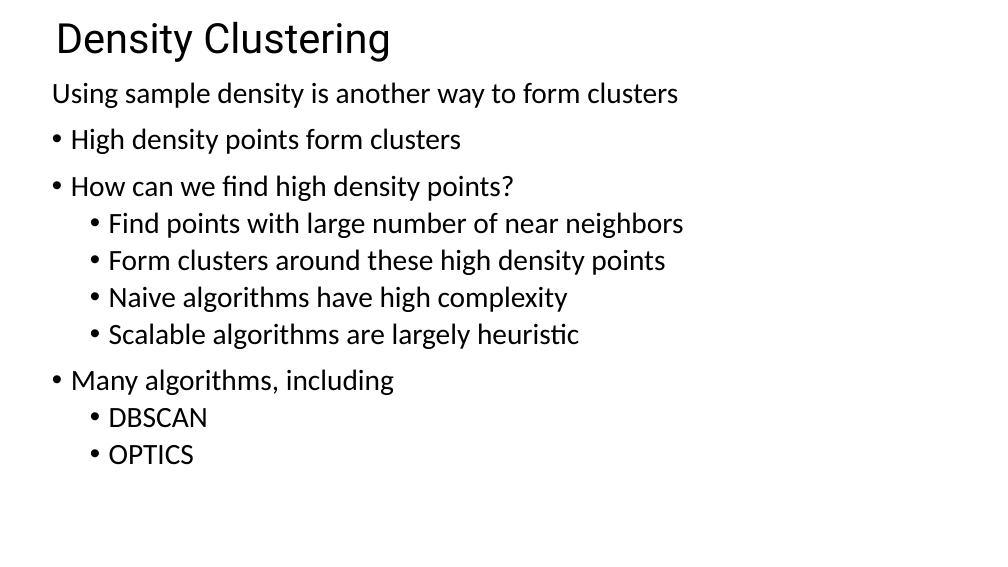
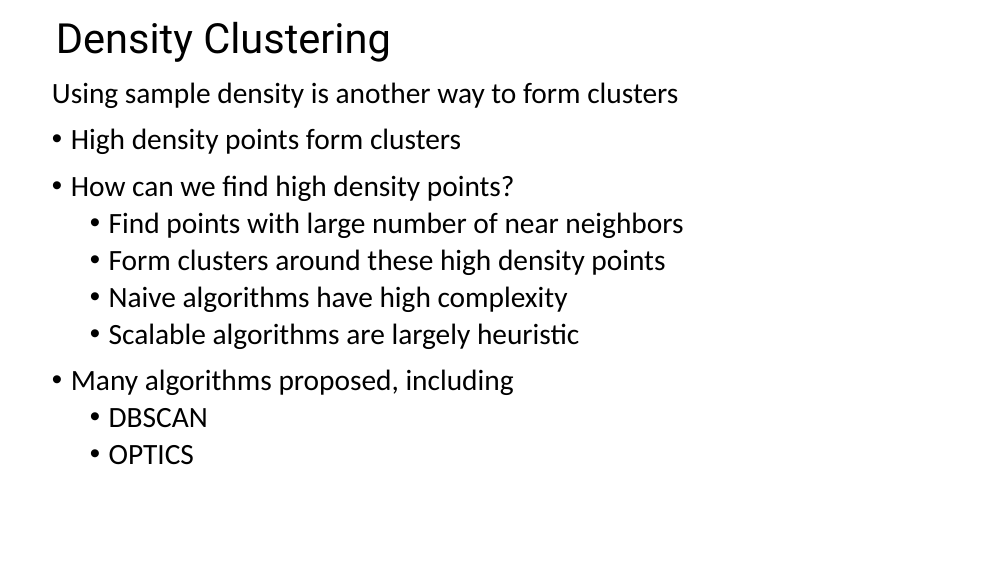
Before and after one commit to StephenElston/CSCI-E-108, a slide deck: slide 65 of slides/9_IntroductionToClustering.pptx (slide 61 before the commit). Drawn at 1008x567 pixels with LibreOffice and Linux fonts; fonts in the diff are those of the drawing. Boxes give left, top, right and bottom in pixels: in the first picture for what was removed or moved away, otherwise in the second. Text is boxed around its words. In the diff, an @@ line names an element or a change of style, - is before the commit and + after.

```diff
--- a/slides/9_IntroductionToClustering.pptx
+++ b/slides/9_IntroductionToClustering.pptx
@@ text at (71, 369, 514, 395): text changed @@
-• Many algorithms, including
+• Many algorithms proposed, including
```
Also in this commit, not shown: 6 other slides changed, 6 slides added.
